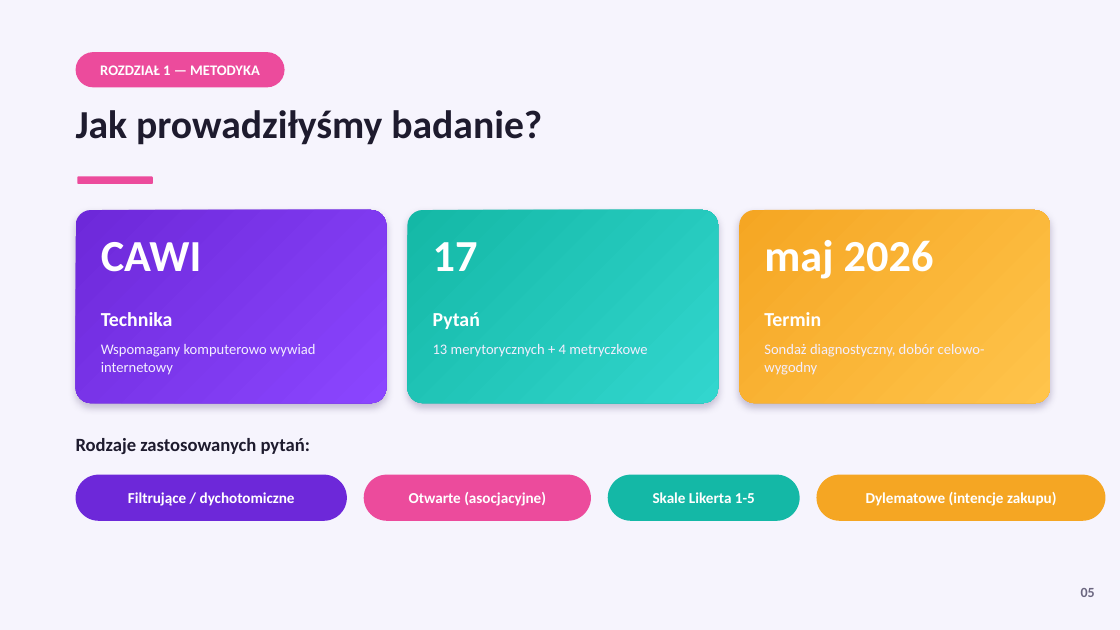
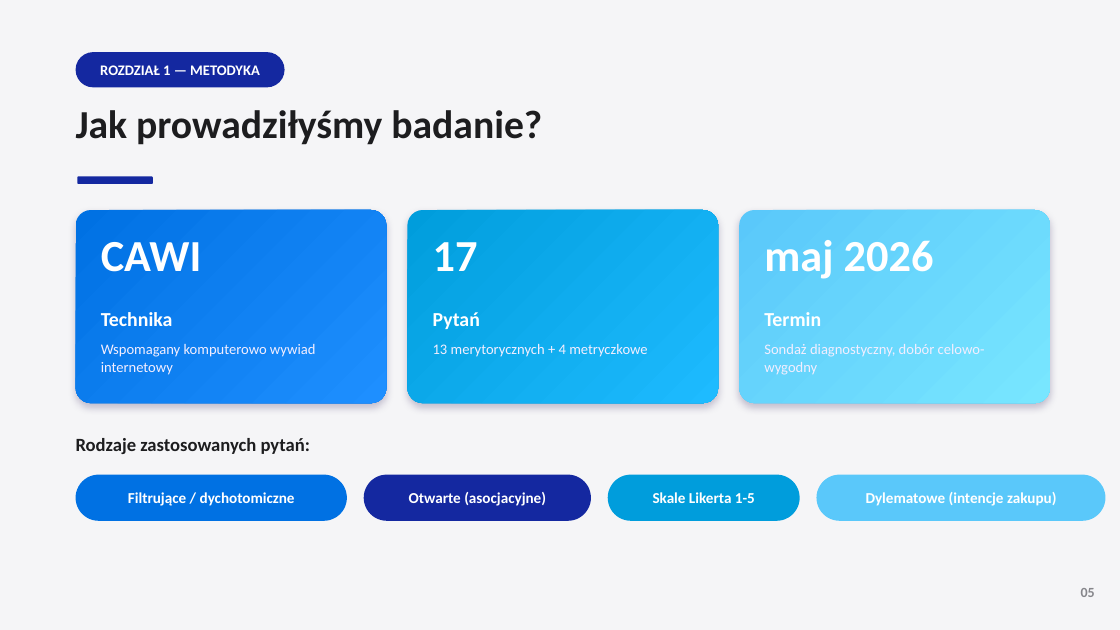
Before and after one commit to mattty1/mattty1, a slide deck: slide 5 of Prezentacja_iPhone_vs_Samsung.pptx. Drawn at 1120x630 pixels with LibreOffice and Linux fonts; fonts in the diff are those of the drawing. Boxes give left, top, right and bottom in pixels: in the first picture for what was removed or moved away, otherwise in the second. Text is boxed around its words. In the diff, an @@ line names an element or a change of style, - is before the commit and + after.

```diff
--- a/Prezentacja_iPhone_vs_Samsung.pptx
+++ b/Prezentacja_iPhone_vs_Samsung.pptx
@@ rectangle at [0, 0, 1120, 630]: fill #F6F4FD to #F5F5F7 @@
@@ text "Jak prowadziłyśmy badanie?" at [76, 110, 542, 145]: text colour #1E1B2E to #1D1D1F @@
@@ rounded rectangle at [76, 210, 386, 403]: fill gradient #6D28D9 to #8B46FF to gradient #0071E3 to #1E8FFF @@
@@ rounded rectangle at [408, 210, 718, 403]: fill gradient #14B8A6 to #32D6CE to gradient #009DDC to #1EBBFF @@
@@ rounded rectangle at [739, 210, 1050, 403]: fill gradient #F5A623 to #FFC44B to gradient #5AC8FA to #78E6FF @@
@@ text "Rodzaje zastosowanych pytań:" at [76, 438, 310, 454]: text colour #1E1B2E to #1D1D1F @@
@@ rounded rectangle at [76, 475, 347, 521]: fill #6D28D9 to #0071E3 @@
@@ fill #EC4B9C to #1428A0 in 3 elements at [76, 52, 285, 87], [77, 176, 153, 184], [364, 475, 592, 521] @@
@@ rounded rectangle at [608, 475, 801, 521]: fill #14B8A6 to #009DDC @@
@@ rounded rectangle at [817, 475, 1106, 521]: fill #F5A623 to #5AC8FA @@
@@ text "05" at [1081, 588, 1095, 597]: text colour #6B6680 to #86868B @@
```
Also in this commit, not shown: 11 other slides changed, 2 other files.
